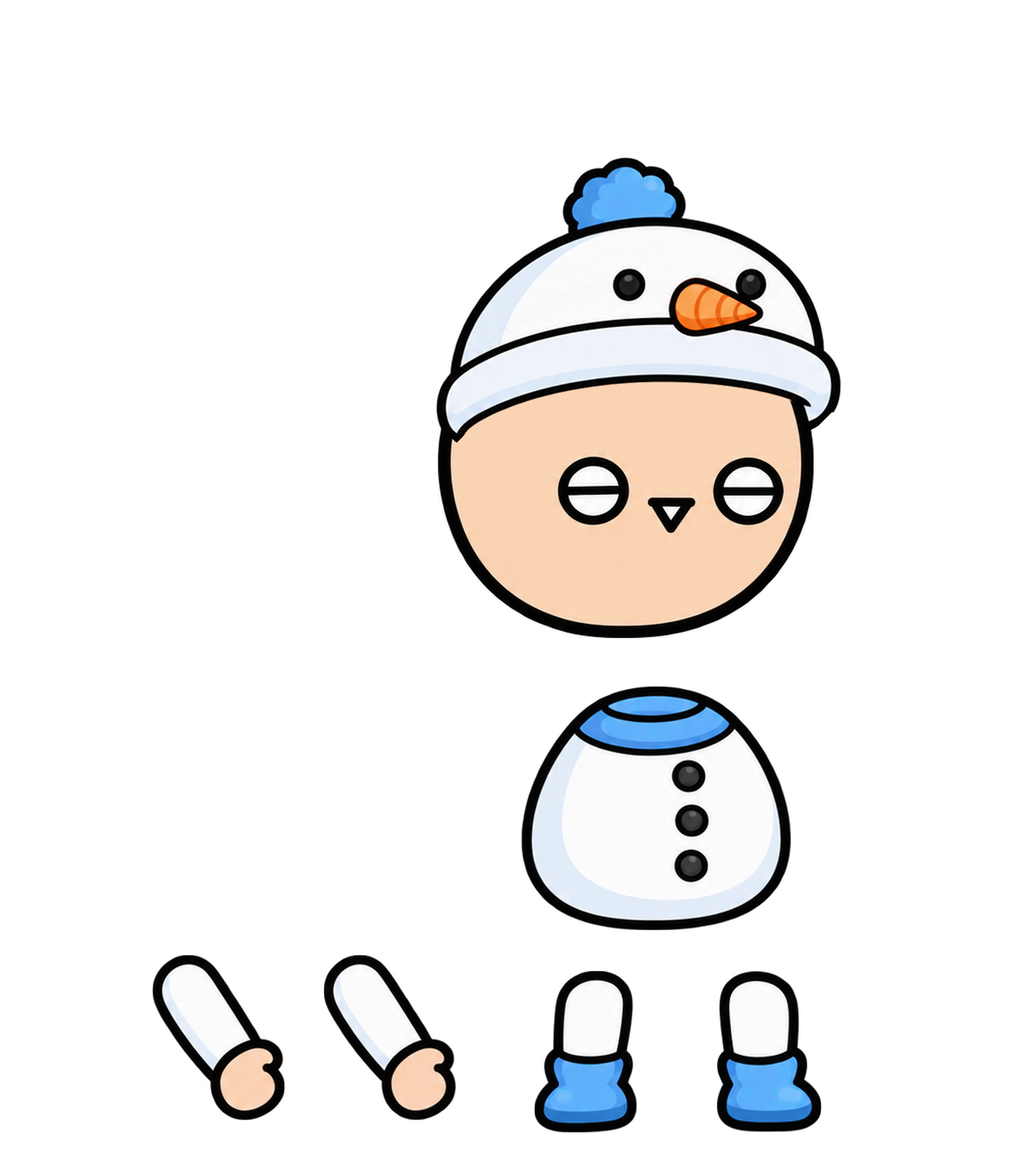
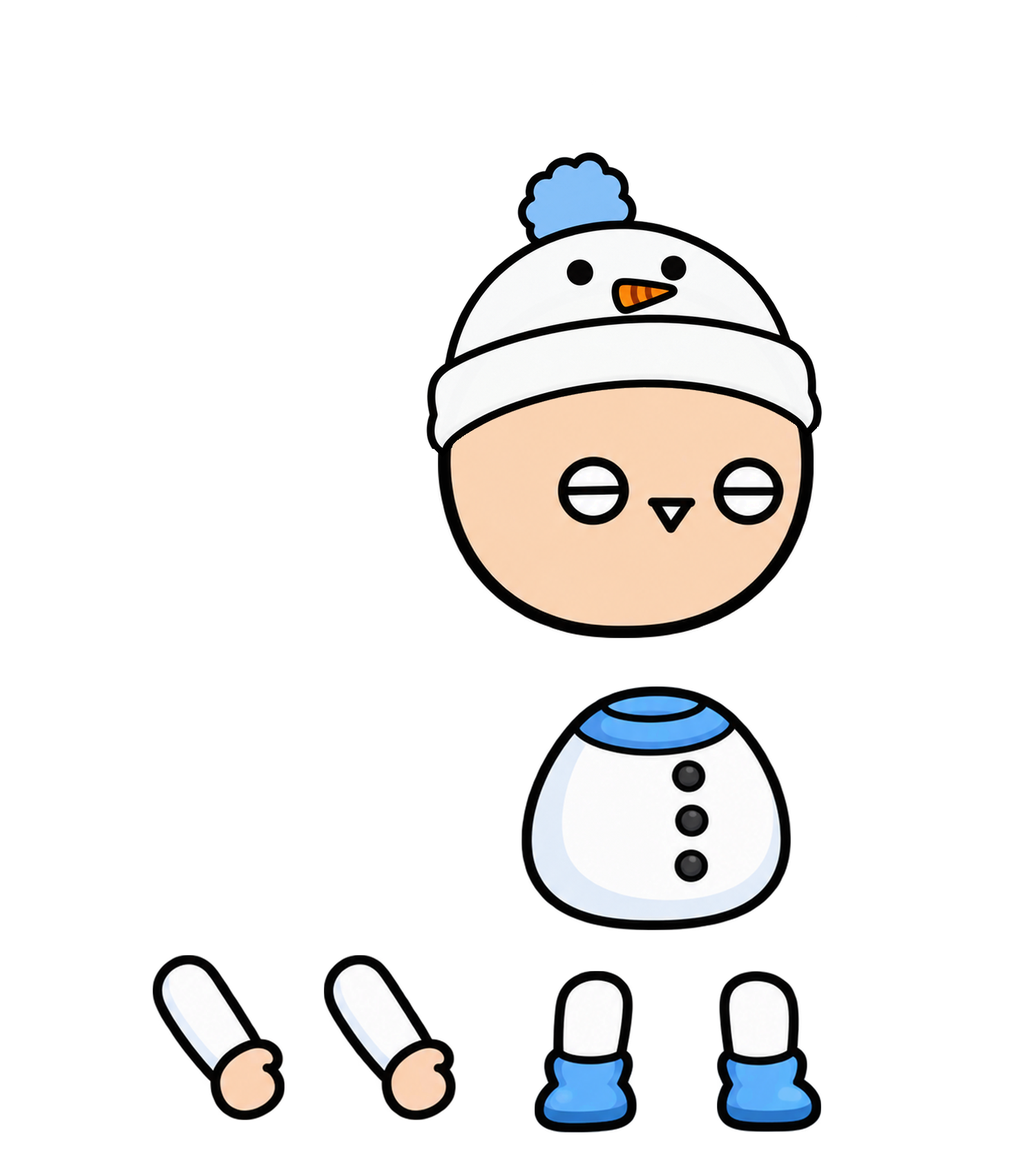
Two versions of the same layered image (1036 × 1174). Layer-by-layer changes:
painted on "머리" over [424, 151, 841, 457]
